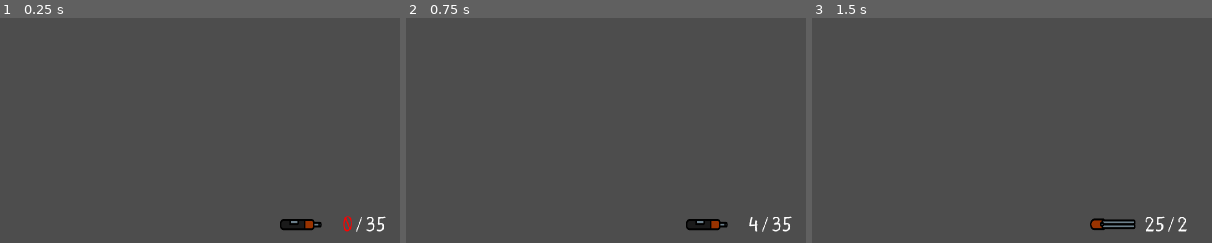
Above: before the commit, frames 1-3 (left to right).
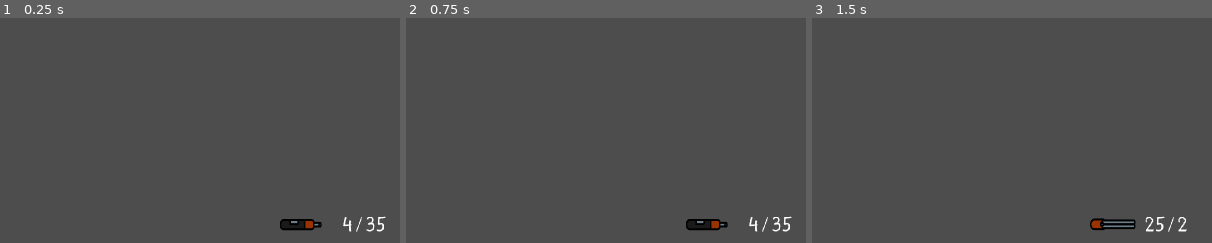
Above: after the commit, the same moments.

Repository: ToroGames34/GunPath
Game: Godot game, scene res://PreScenes/Worlds/World1/world.tscn
Same seed, same stepped clock (60 frames per second), same inputs: the game is played once before the commit and once after it.
Inputs (mouse positions are % of the whole screen's width and height, from its top left):
- Up to frame 1 (0.25 s): no input
- Up to frame 2 (0.75 s): tap Enter at 0.5 s; move the mouse to (72, 45) at 0.52 s; tap 1 (1) at 0.6 s
- Up to frame 3 (1.5 s): tap 2 (2) at 0.8, 1.35 s; tap Space at 1.25 s; move the mouse to (30, 55) at 1.27 s
The pictures show only the part of the screen within x 50-100%, y 50-100%; the shares and areas given below are measured in that part.

The runs differ from the first frame. In frame 1, 0.1% of the frame differs, in the area x 85-88%, y 88-96%; in frame 2, nothing differs; in frame 3, nothing differs.

Commit message:
Bug weapons dont shoot anymore after run out of bullets fixed

Diff:
--- a/PreScenes/Player/player.gd
+++ b/PreScenes/Player/player.gd
@@ -77,7 +77,6 @@
 	HealthBar.SetMaxValue(HEALTH)
 	WeaponsUsing = Weapons[0]
 	SetWeaponAtribute()
-	ShowAmmoWeapons()
 	SetSuplierWeapons()
 	TimerAttackSpeedSetting()
 	TimerTakeStaminaSetting()
@@ -91,6 +90,8 @@
 	#Reload ShotgunSuplier
 	for i in range(ShotgunAmmo.MaxSupplier):
 		SuplierShotgun.append(ShotgunAmmo.MaxBullets)
+
+	ShowAmmoWeapons()
 
 
 func TimerAttackSpeedSetting() -> void:
@@ -204,7 +205,7 @@
 			ShotgunSprite.visible = false
 			AmmoControl.get_node("Weapon").get_node("Fusil").visible = true
 			AmmoControl.get_node("Weapon").get_node("Shotgun").visible = false
-			TimerAttackSpeed.stop()
+			#TimerAttackSpeed.stop()
 			FullReload = false
 			SetWeaponAtribute()
 		elif Input.is_action_just_pressed("2"):
@@ -213,7 +214,7 @@
 			ShotgunSprite.visible = true
 			AmmoControl.get_node("Weapon").get_node("Fusil").visible = false
 			AmmoControl.get_node("Weapon").get_node("Shotgun").visible = true
-			TimerAttackSpeed.stop()
+			#TimerAttackSpeed.stop()
 			FullReload = false
 			SetWeaponAtribute()
 
